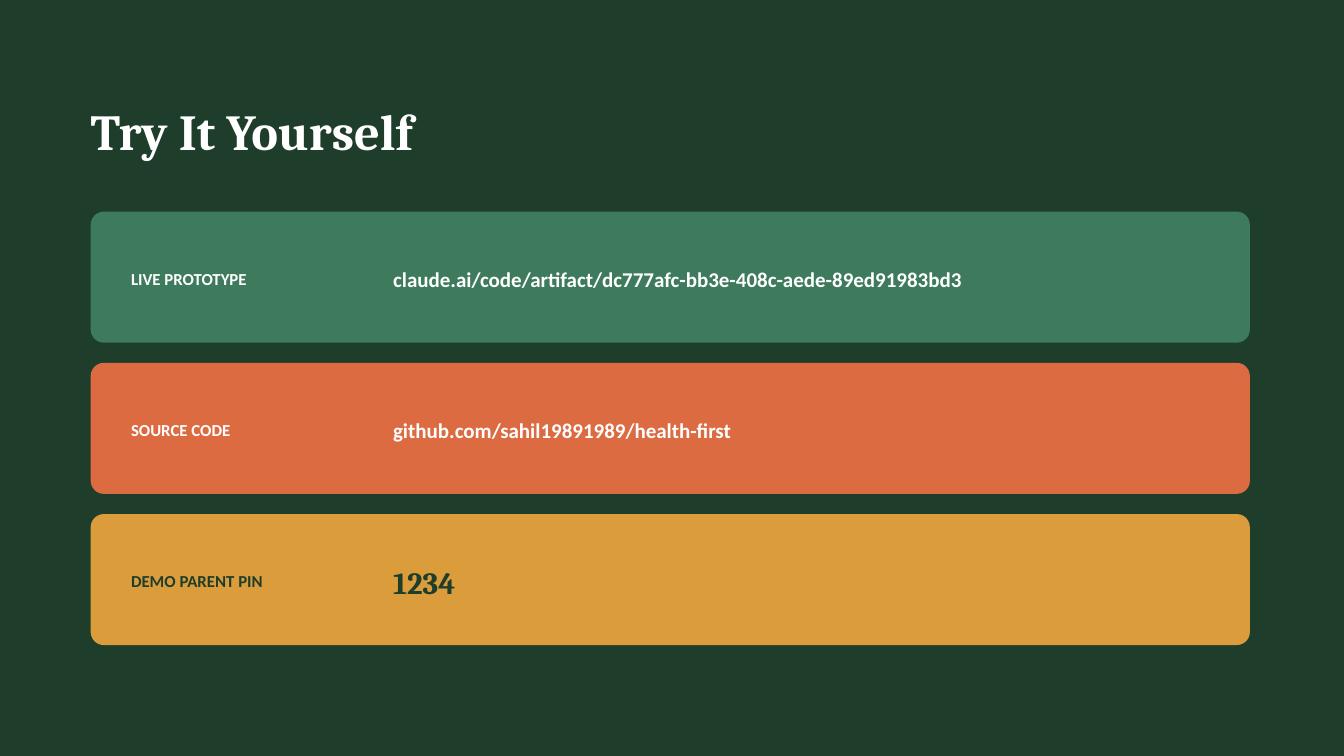
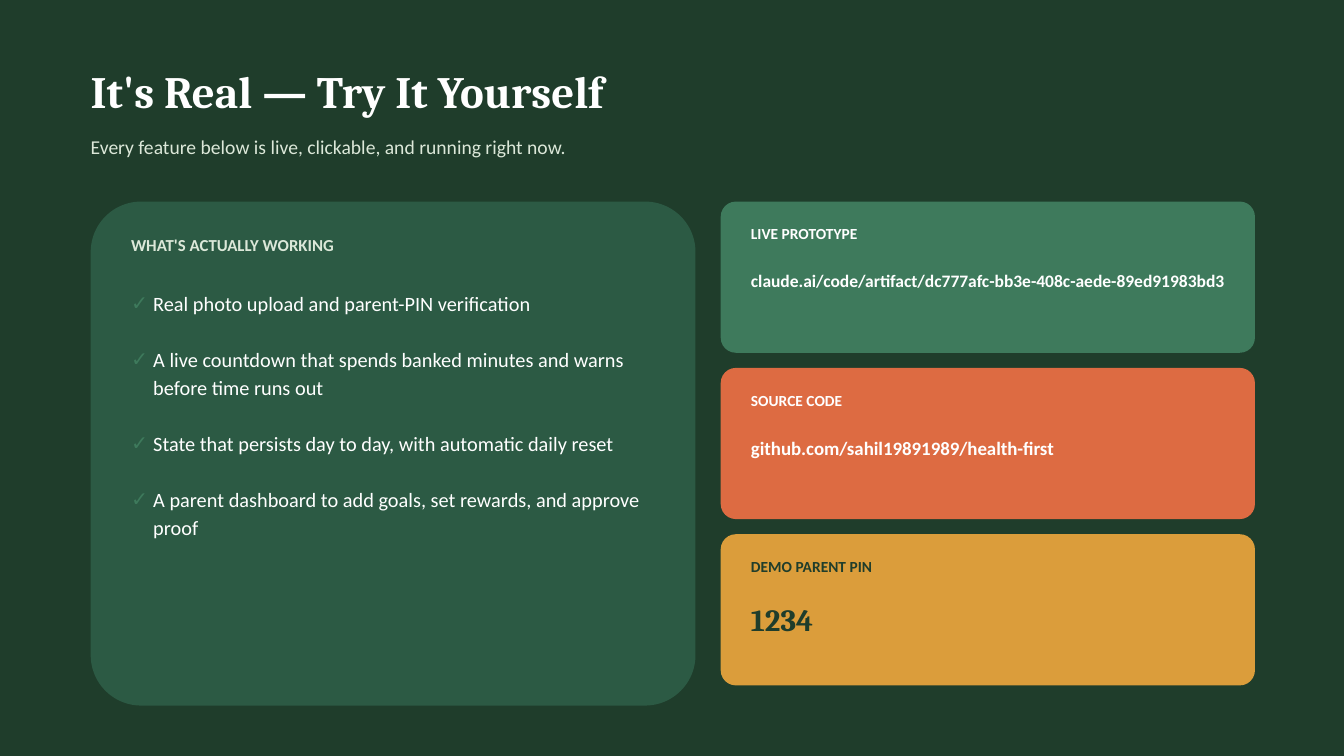
Before and after one commit to sahil19891989/health-first, a slide deck: slide 7 of Health_First_Week6_Pitch.pptx (slide 9 before the commit). Drawn at 1344x756 pixels with LibreOffice and Linux fonts; fonts in the diff are those of the drawing. Boxes give left, top, right and bottom in pixels: in the first picture for what was removed or moved away, otherwise in the second. Text is boxed around its words. In the diff, an @@ line names an element or a change of style, - is before the commit and + after.

Commit message:
Condense pitch deck to 8 slides, add architecture diagram, merge proof+CTA and validation into closing

```diff
--- a/Health_First_Week6_Pitch.pptx
+++ b/Health_First_Week6_Pitch.pptx
@@ text at [91,76,604,118]: text changed; size 36 to 32 pt @@
-Try It Yourself
+It's Real — Try It Yourself
@@ text added at [91,140,565,158], 14 pt, text #DCE8D9 @@
+Every feature below is live, clickable, and running right now.
@@ rounded rectangle added at [91,202,696,706], fill #2C5A44 @@
@@ rounded rectangle: place and size @@
-rounded rectangle at [91,212,1250,343]
+rounded rectangle at [721,202,1255,353]
@@ text added at [131,239,334,251], 12 pt, text #DCE8D9, bold @@
+WHAT'S ACTUALLY WORKING
@@ text "LIVE PROTOTYPE": place and size @@
-text "LIVE PROTOTYPE" at [131,274,246,285]
+text "LIVE PROTOTYPE" at [751,229,858,239]
@@ text "claude.ai/code/artifact/dc777afc-bb3e-408c-aede-89ed91983bd3": place and size @@
-text "claude.ai/code/artifact/dc777afc-bb3e-408c-aede-89ed91983bd3" at [393,272,961,288]
+text "claude.ai/code/artifact/dc777afc-bb3e-408c-aede-89ed91983bd3" at [751,274,1224,288]
@@ text "claude.ai/code/artifact/dc777afc-bb3e-408c-aede-89ed91983bd3" at [751,274,1224,288]: size 15 to 12.5 pt; vertical alignment middle to top @@
@@ text added at [153,297,640,539], 14.5 pt, text #FFFFFF @@
+✓ Real photo upload and parent-PIN verification
+✓ A live countdown that spends banked minutes and warns before time runs out
+✓ State that persists day to day, with automatic daily reset
+✓ A parent dashboard to add goals, set rewards, and approve proof
@@ rounded rectangle: place and size @@
-rounded rectangle at [91,363,1250,494]
+rounded rectangle at [721,368,1255,519]
@@ text "SOURCE CODE": place and size @@
-text "SOURCE CODE" at [131,425,230,436]
+text "SOURCE CODE" at [751,396,842,406]
@@ text "github.com/sahil19891989/health-first": place and size @@
-text "github.com/sahil19891989/health-first" at [393,423,731,442]
+text "github.com/sahil19891989/health-first" at [751,441,1054,458]
@@ text "github.com/sahil19891989/health-first" at [751,441,1054,458]: size 15 to 13.5 pt; vertical alignment middle to top @@
@@ rounded rectangle: place and size @@
-rounded rectangle at [91,514,1250,645]
+rounded rectangle at [721,534,1255,686]
@@ size 12 to 11 pt; vertical alignment middle to top in 3 elements at [751,229,858,239], [751,396,842,406], [751,562,872,572] @@
@@ text "DEMO PARENT PIN": place and size @@
-text "DEMO PARENT PIN" at [131,576,262,587]
+text "DEMO PARENT PIN" at [751,562,872,572]
@@ text "1234": place and size @@
-text "1234" at [393,573,455,595]
+text "1234" at [751,610,813,632]
@@ text "1234" at [751,610,813,632]: vertical alignment middle to top @@
```
Also in this commit, not shown: 2 other slides changed, 2 slides removed, 1 other file.
